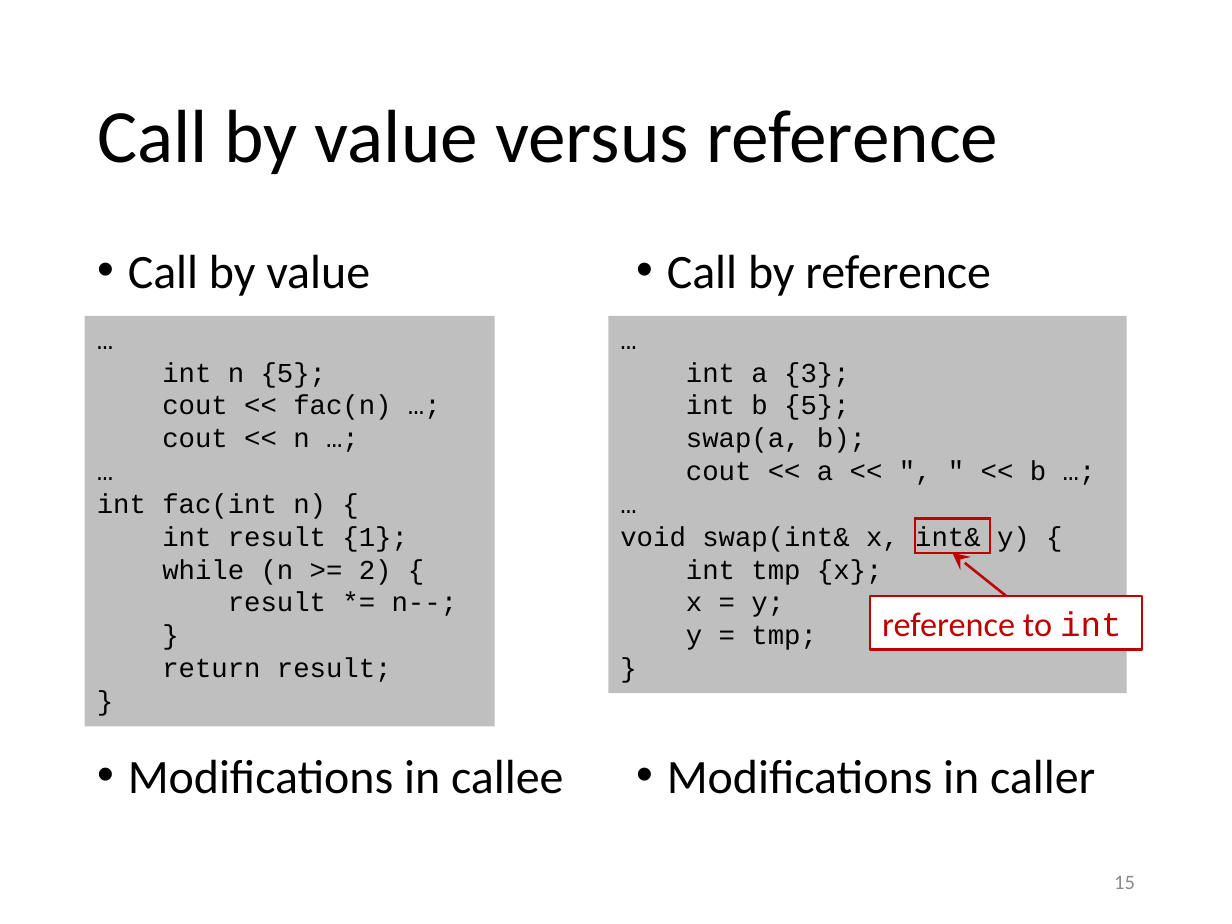
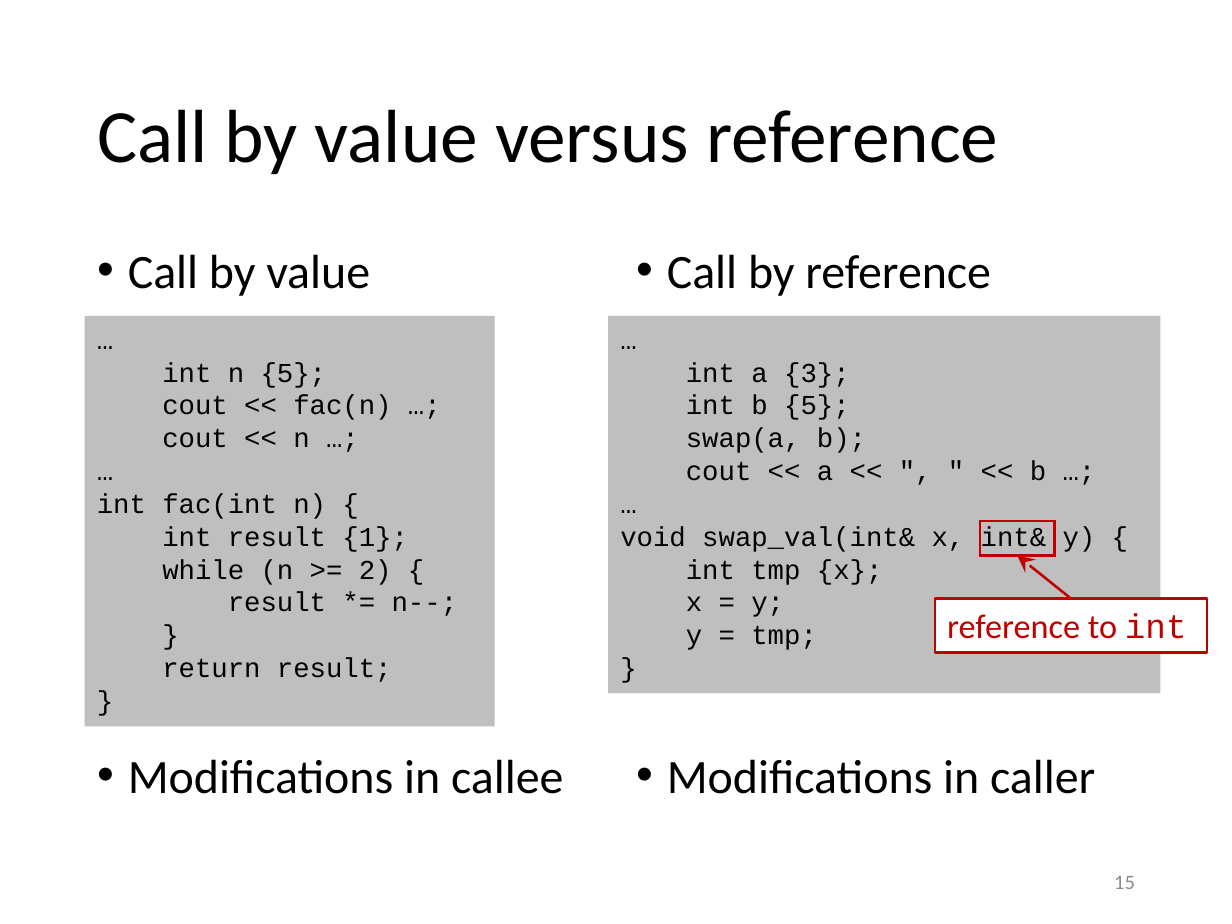
Before and after one commit to gjbex/training-material, a slide deck: slide 15 of CPlusPlus/01_essential_cpp_basics.pptx. Drawn at 1232x924 pixels with LibreOffice and Linux fonts; fonts in the diff are those of the drawing. Boxes give left, top, right and bottom in pixels: in the first picture for what was removed or moved away, otherwise in the second. Text is boxed around its words. In the diff, an @@ line names an element or a change of style, - is before the commit and + after.

Commit message:
Renamed function to avoid trouble when using std namespace

```diff
--- a/CPlusPlus/01_essential_cpp_basics.pptx
+++ b/CPlusPlus/01_essential_cpp_basics.pptx
@@ rectangle "…": place and size @@
-rectangle "…" at box(609, 315, 1127, 692)
+rectangle "…" at box(609, 315, 1161, 692)
@@ text in rectangle at box(620, 526, 1096, 552): text changed @@
-void swap(int& x, int& y) {
+void swap_val(int& x, int& y) {
@@ rectangle: place and size @@
-rectangle at box(915, 519, 991, 553)
+rectangle at box(979, 521, 1055, 556)
@@ arrow moved from (1007, 596) - (952, 553) to (1071, 599) - (1018, 556) @@
@@ rectangle "reference to int": place and size @@
-rectangle "reference to int" at box(870, 596, 1142, 650)
+rectangle "reference to int" at box(935, 599, 1207, 653)
```
